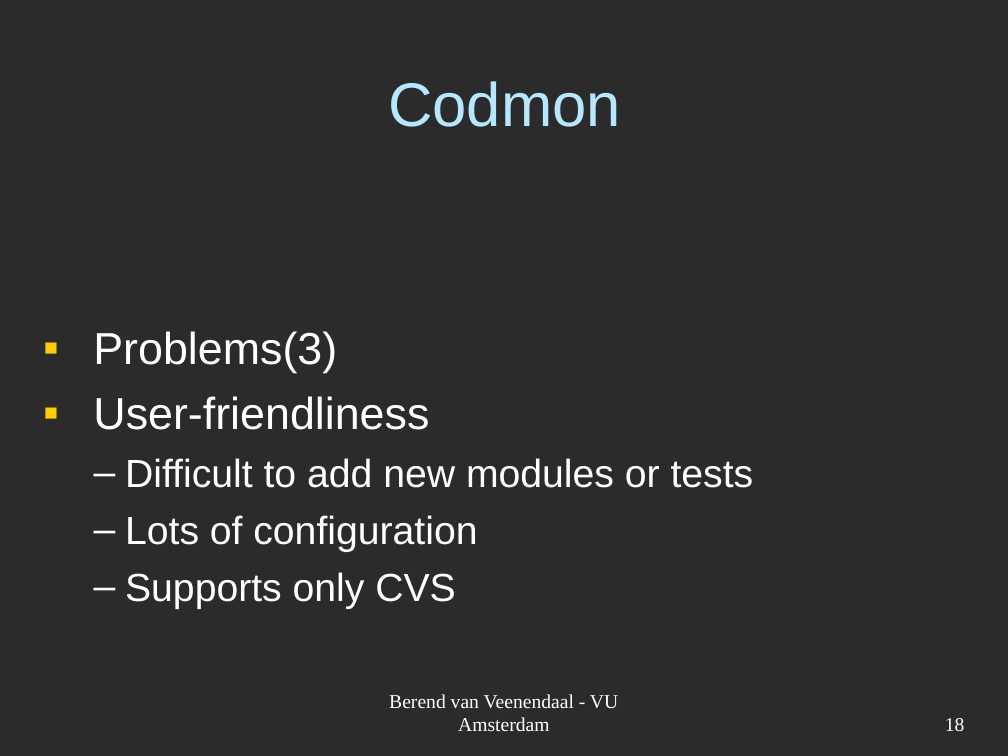
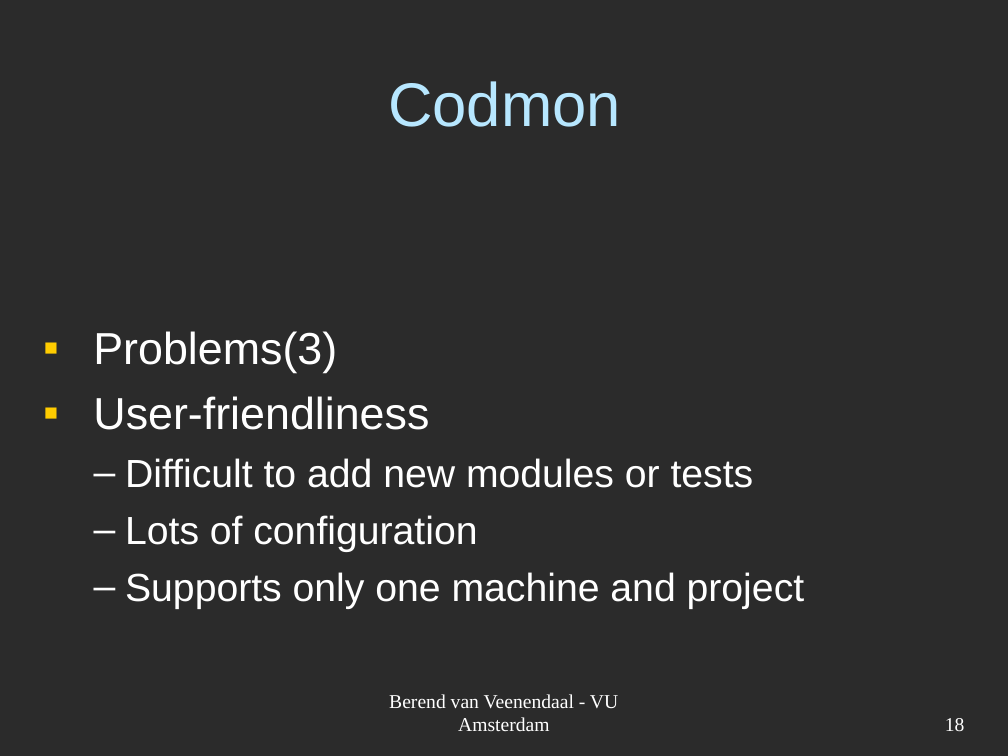
Before and after one commit to JungleComputing/codmon, a slide deck: slide 18 of doc/report/Codmon-VM.ppt. Drawn at 1008x756 pixels with LibreOffice and Linux fonts; fonts in the diff are those of the drawing; background and template pictures are left out; a plain dark background stands for a picture behind light text. Boxes give left, top, right and bottom in pixels: in the first picture for what was removed or moved away, otherwise in the second. Text is boxed around its words. In the diff, an @@ line names an element or a change of style, - is before the commit and + after.

```diff
--- a/doc/report/Codmon-VM.ppt
+++ b/doc/report/Codmon-VM.ppt
@@ text at (125,572,805,609): text changed @@
-  – Supports only CVS
+  – Supports only one machine and project
```
Also in this commit, not shown: 1 other slide changed, 1 other file.
